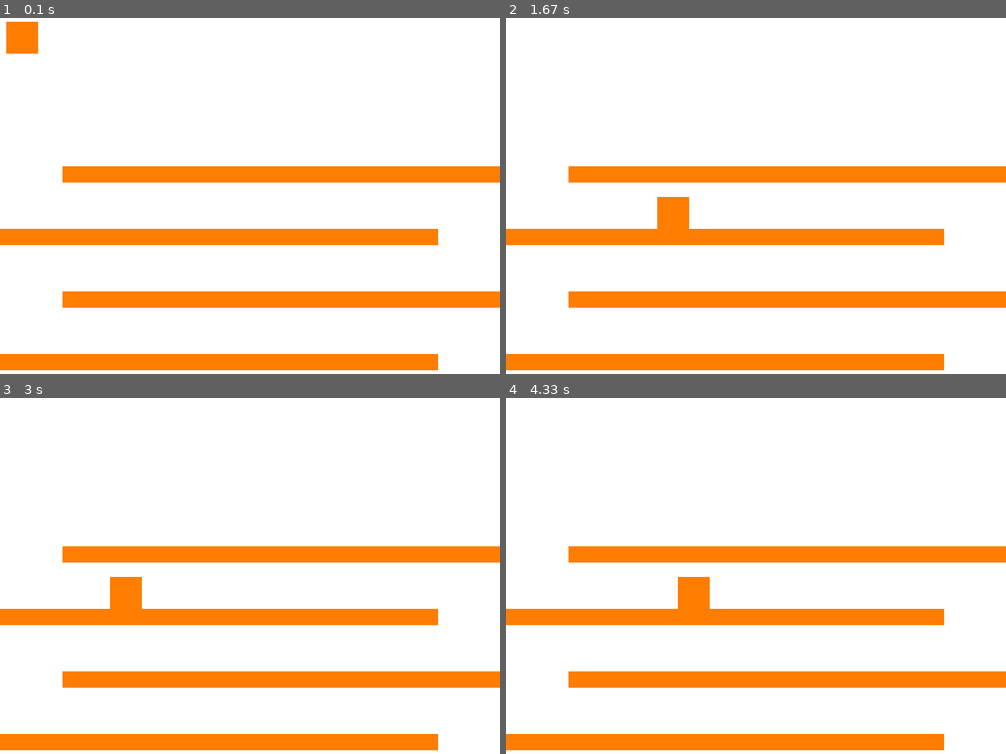
Above: before the commit, frames 1-4 (two rows, left to right).
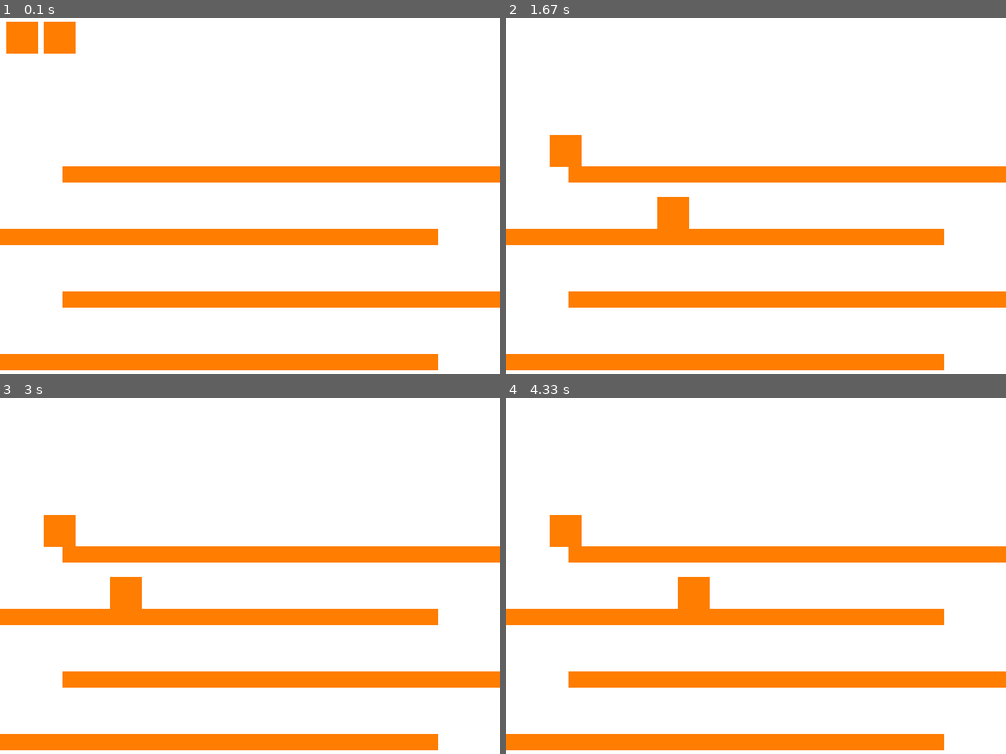
Above: after the commit, the same moments.

Repository: NeoZett-School/Python-Rectangle
Game: pygame game, started from collision_test.py
Same seed, same stepped clock (60 frames per second), same inputs: the game is played once before the commit and once after it.
Inputs:
- Up to frame 1 (0.1 s): no input
- Up to frame 2 (1.67 s): hold D 0.33-0.8 s; hold D 0.83-1.3 s; hold A from 1.33 s (still down)
- Up to frame 3 (3 s): release A at 1.87 s; hold A 1.9-2.3 s; hold D 2.33-2.97 s
- Up to frame 4 (4.33 s): hold A 3-3.47 s; hold D 3.5-3.97 s; hold D from 4 s (still down)

The runs differ from the first frame. In frame 1, 0.6% of the frame differs, in the area x 8-16%, y 1-11%; in frame 2, 0.6%; in frame 3, 0.6%; in frame 4, 0.6%.

Commit message:
Added a movable box to the example.

Diff:
--- a/collision_test.py
+++ b/collision_test.py
@@ -21,8 +21,15 @@
     color = ORANGE,
     grid = grid,
 )
+grid.add_object(player)
 
-grid.add_object(player)
+movable_box = rtngle_phys_premade.Box(
+    surface = screen,
+    rect = Rect(70, 10, 50, 50),
+    color = ORANGE,
+    grid = grid,
+)
+grid.add_object(movable_box)
 
 box1 = rtngle_phys.Box(
     surface = screen,
@@ -60,8 +67,10 @@
     screen.fill(WHITE)
 
     player.update(pressed_keys, dt)
+    movable_box.update([], dt)
 
     grid.update(player)
+    grid.update(movable_box)
     grid.update(box1)
     grid.update(box2)
     grid.render_all()
